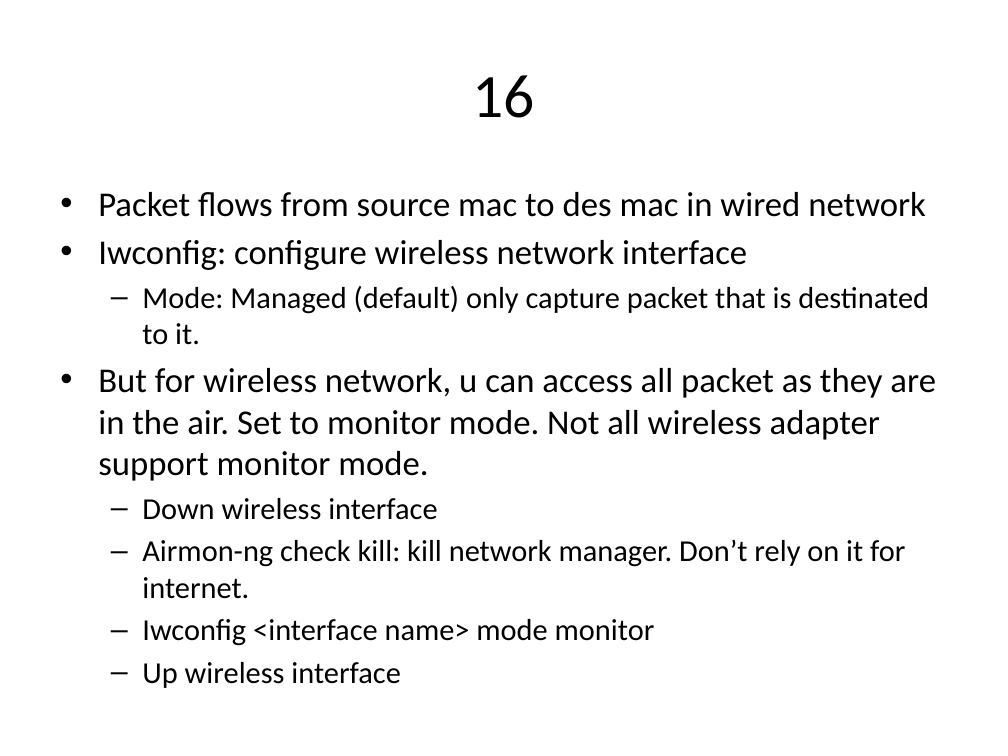
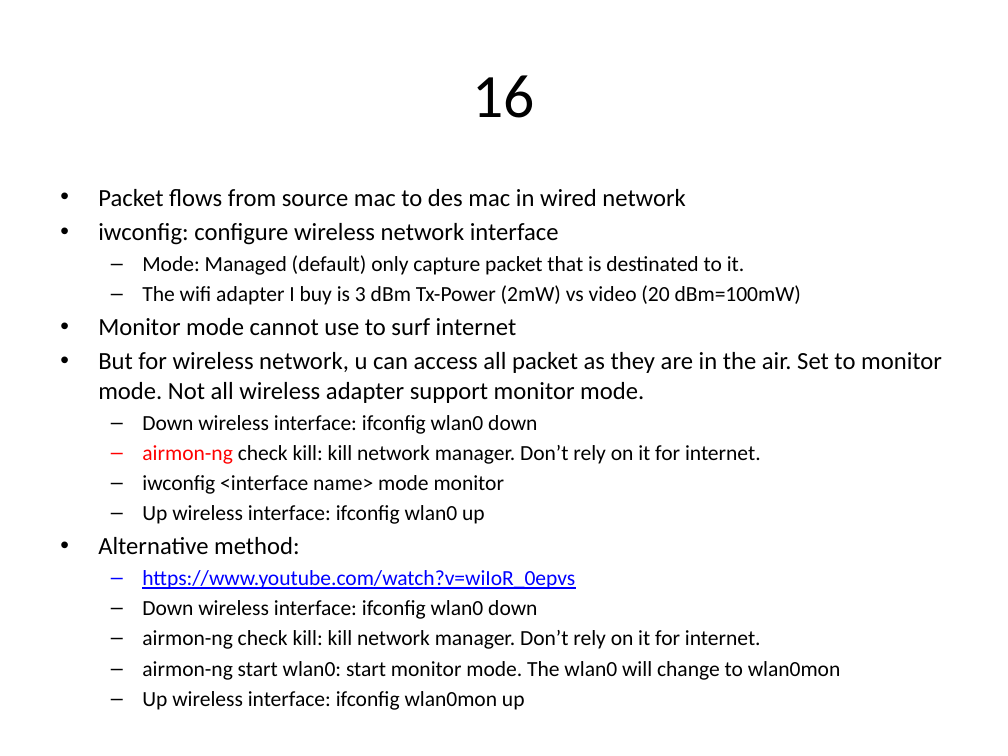
Before and after one commit to kindaichinisan/ethical_hacking, a slide deck: slide 15 of Ethical hacking.pptx. Drawn at 1008x756 pixels with LibreOffice and Linux fonts; fonts in the diff are those of the drawing. Boxes give left, top, right and bottom in pixels: in the first picture for what was removed or moved away, otherwise in the second. Text is boxed around its words. In the diff, an @@ line names an element or a change of style, - is before the commit and + after.

```diff
--- a/Ethical hacking.pptx
+++ b/Ethical hacking.pptx
@@ text at (98, 189, 942, 403): size 24.8 to 17.6 pt in "Packet flows from source mac to des ...", "But for wireless network, u can access ..."; size 21.7 to 15.4 pt in "Mode: Managed (default) only capture packet that ..."; less space between paragraphs @@
@@ text at (98, 223, 559, 245): text changed; size 24.8 to 17.6 pt @@
-• Iwconfig: configure wireless network interface
+• iwconfig: configure wireless network interface
@@ text at (98, 285, 801, 336): paragraphs added @@
+  – The wifi adapter I buy is 3 dBm Tx-Power (2mW) vs video (20 dBm=100mW)
+• Monitor mode cannot use to surf internet
@@ text at (98, 415, 841, 680): text changed; size 21.7 to 15.4 pt @@
-  – Down wireless interface
-  – Airmon-ng check kill: kill network manager. Don’t rely on it for internet.
-  – Iwconfig <interface name> mode monitor
-  – Up wireless interface
+  – Down wireless interface: ifconfig wlan0 down
+  – airmon-ng check kill: kill network manager. Don’t rely on it for internet.
+  – iwconfig <interface name> mode monitor
+  – Up wireless interface: ifconfig wlan0 up
+• Alternative method:
+  – https://www.youtube.com/watch?v=wiIoR_0epvs
+  – Down wireless interface: ifconfig wlan0 down
+  – airmon-ng check kill: kill network manager. Don’t rely on it for internet.
+  – airmon-ng start wlan0: start monitor mode. The wlan0 will change to wlan0mon
+  – Up wireless interface: ifconfig wlan0mon up
```
Also in this commit, not shown: 10 slides added, 6 other files.
